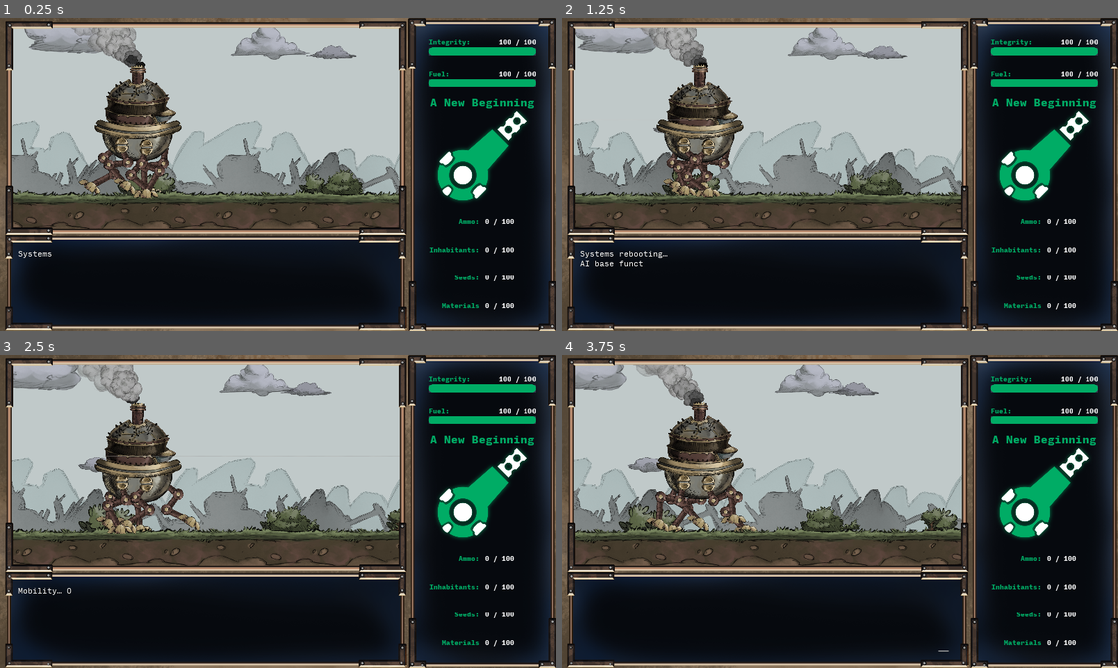
Above: before the commit, frames 1-4 (two rows, left to right).
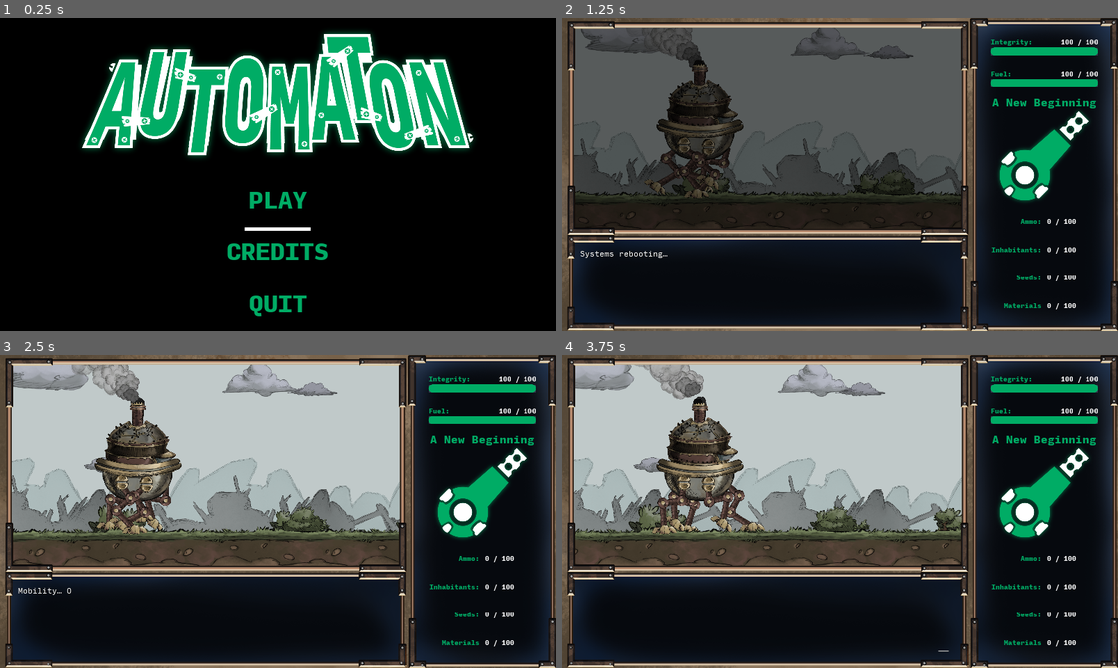
Above: after the commit, the same moments.

Repository: silverweed/ggj20
Game: Godot game, scene res://ui/MainMenu.tscn
Two runs of this game, one before a commit and one after it. Both use one fixed random seed, a clock stepped at 60 frames per second and the inputs below. Before the commit the project starts from res://levels/Level.tscn.
Inputs (mouse positions are in pixels of both pictures, inside the frame that each line leads up to):
- Up to frame 1 (0.25 s): no input
- Up to frame 2 (1.25 s): click (840, 199) at 0.5 s, where only the run after the commit has a clickable "PLAY"
- Up to frame 3 (2.5 s): move the mouse to (400, 495) at 1.27 s; hold Up (ui_up) 1.28-2.03 s; hold Z (advance_text) 1.28-2.03 s; move the mouse to (166, 527) at 2.02 s; hold Down (ui_down) from 2.03 s (still down); tap Z (advance_text) at 2.1 s
- Up to frame 4 (3.75 s): move the mouse to (895, 442) at 2.77 s; release Down (ui_down) at 2.78 s; hold Z (advance_text) 2.78-3.53 s; hold Up (ui_up) from 2.78 s (still down); move the mouse to (812, 574) at 3.52 s; tap Z (advance_text) at 3.6 s

The runs differ from the first frame. In frame 1, 75% of the frame differs, in the area x 0-100%, y 0-100%; in frame 2, 42%; in frame 3, 7.8%; in frame 4, 8.2%.

Commit message:
add fadein and menu sounds

Diff:
--- /dev/null
+++ b/levels/FadeIn.gd
@@ -0,0 +1,8 @@
+extends Sprite
+
+export var fade_t = 1.0
+var t = 0
+
+func _process(delta):
+	t += delta
+	modulate.a = lerp(0, 1, (fade_t - t) / fade_t)
--- a/levels/WorldLevel.tscn
+++ b/levels/WorldLevel.tscn
@@ -8,6 +8,7 @@
 [ext_resource path="res://levels/ParallaxLayer1.tscn" type="PackedScene" id=6]
 [ext_resource path="res://levels/ParallaxLayer3.tscn" type="PackedScene" id=7]
 [ext_resource path="res://levels/ParallaxLayer2.tscn" type="PackedScene" id=8]
+[ext_resource path="res://levels/FadeIn.gd" type="Script" id=9]
 
 [sub_resource type="Gradient" id=1]
 offsets = PoolRealArray( 0.235955 )
@@ -16,6 +17,14 @@
 [sub_resource type="GradientTexture" id=2]
 gradient = SubResource( 1 )
 width = 100
+
+[sub_resource type="Gradient" id=3]
+offsets = PoolRealArray( 0 )
+colors = PoolColorArray( 0, 0, 0, 1 )
+
+[sub_resource type="GradientTexture" id=4]
+gradient = SubResource( 3 )
+width = 10
 
 [node name="WorldLevel" type="Node2D"]
 position = Vector2( -41.7842, 196.541 )
@@ -72,3 +81,11 @@
 script = ExtResource( 5 )
 speed_bg = 120
 speed_fg = 160
+
+[node name="FadeIn" type="Sprite" parent="."]
+position = Vector2( 1117.15, 216.404 )
+scale = Vector2( 631.365, 3951.94 )
+z_index = 900
+texture = SubResource( 4 )
+script = ExtResource( 9 )
+fade_t = 1.5
--- a/project.godot
+++ b/project.godot
@@ -69,7 +69,7 @@
 [application]
 
 config/name="ggj20"
-run/main_scene="res://levels/Level.tscn"
+run/main_scene="res://ui/MainMenu.tscn"
 config/icon="res://UI_game_icon.png"
 
 [autoload]
--- a/ui/MainMenu.gd
+++ b/ui/MainMenu.gd
@@ -16,6 +16,7 @@
 
 
 func move_underline(node: Control):
+	$AudioStreamPlayer.play()
 	underline.rect_global_position.y = node.rect_global_position.y + 150
 
 
--- a/ui/MainMenu.tscn
+++ b/ui/MainMenu.tscn
@@ -1,28 +1,29 @@
-[gd_scene load_steps=16 format=2]
+[gd_scene load_steps=17 format=2]
 
 [ext_resource path="res://fonts/InputMono-Black.ttf" type="DynamicFontData" id=1]
 [ext_resource path="res://ui/MainMenu.gd" type="Script" id=2]
 [ext_resource path="res://ui/ButtonTheme.tres" type="Theme" id=3]
 [ext_resource path="res://ui/textures/T_game_logo.png" type="Texture" id=4]
+[ext_resource path="res://sfx/Sfx_evt_beep2.wav" type="AudioStream" id=5]
 
 [sub_resource type="StyleBoxFlat" id=1]
 bg_color = Color( 0, 0, 0, 1 )
+
+[sub_resource type="StyleBoxEmpty" id=2]
+
+[sub_resource type="StyleBoxEmpty" id=3]
+
+[sub_resource type="StyleBoxEmpty" id=4]
 
 [sub_resource type="StyleBoxEmpty" id=5]
 
 [sub_resource type="StyleBoxEmpty" id=6]
 
-[sub_resource type="StyleBoxEmpty" id=7]
-
-[sub_resource type="StyleBoxEmpty" id=8]
-
-[sub_resource type="StyleBoxEmpty" id=2]
-
-[sub_resource type="DynamicFont" id=3]
+[sub_resource type="DynamicFont" id=7]
 size = 80
 font_data = ExtResource( 1 )
 
-[sub_resource type="StyleBoxEmpty" id=4]
+[sub_resource type="StyleBoxEmpty" id=8]
 
 [sub_resource type="Gradient" id=9]
 offsets = PoolRealArray( 0 )
@@ -80,9 +81,9 @@
 stretch_mode = 6
 
 [node name="VBoxContainer" type="VBoxContainer" parent="VBoxContainer2"]
-margin_top = 600.0
+margin_top = 542.0
 margin_right = 1920.0
-margin_bottom = 1000.0
+margin_bottom = 1080.0
 size_flags_vertical = 3
 custom_constants/separation = 0
 __meta__ = {
@@ -91,45 +92,45 @@
 
 [node name="Play" type="Button" parent="VBoxContainer2/VBoxContainer"]
 margin_right = 1920.0
-margin_bottom = 133.0
+margin_bottom = 179.0
 size_flags_vertical = 3
-custom_styles/hover = SubResource( 5 )
-custom_styles/pressed = SubResource( 6 )
-custom_styles/focus = SubResource( 7 )
-custom_styles/disabled = SubResource( 8 )
-custom_styles/normal = SubResource( 2 )
-custom_fonts/font = SubResource( 3 )
+custom_styles/hover = SubResource( 2 )
+custom_styles/pressed = SubResource( 3 )
+custom_styles/focus = SubResource( 4 )
+custom_styles/disabled = SubResource( 5 )
+custom_styles/normal = SubResource( 6 )
+custom_fonts/font = SubResource( 7 )
 custom_colors/font_color = Color( 0, 0.678431, 0.4, 1 )
 custom_colors/font_color_hover = Color( 0, 0.803922, 0.47451, 1 )
 text = "PLAY"
 
 [node name="Credits" type="Button" parent="VBoxContainer2/VBoxContainer"]
-margin_top = 133.0
+margin_top = 179.0
 margin_right = 1920.0
-margin_bottom = 266.0
+margin_bottom = 358.0
 size_flags_vertical = 3
-custom_styles/hover = SubResource( 5 )
-custom_styles/pressed = SubResource( 6 )
-custom_styles/focus = SubResource( 7 )
-custom_styles/disabled = SubResource( 8 )
-custom_styles/normal = SubResource( 2 )
-custom_fonts/font = SubResource( 3 )
+custom_styles/hover = SubResource( 2 )
+custom_styles/pressed = SubResource( 3 )
+custom_styles/focus = SubResource( 4 )
+custom_styles/disabled = SubResource( 5 )
+custom_styles/normal = SubResource( 6 )
+custom_fonts/font = SubResource( 7 )
 custom_colors/font_color = Color( 0, 0.678431, 0.4, 1 )
 custom_colors/font_color_hover = Color( 0, 0.803922, 0.47451, 1 )
 text = "CREDITS"
 
 [node name="Quit" type="Button" parent="VBoxContainer2/VBoxContainer"]
-margin_top = 266.0
+margin_top = 358.0
 margin_right = 1920.0
-margin_bottom = 400.0
+margin_bottom = 538.0
 size_flags_vertical = 3
 theme = ExtResource( 3 )
-custom_styles/hover = SubResource( 5 )
-custom_styles/pressed = SubResource( 6 )
-custom_styles/focus = SubResource( 7 )
-custom_styles/disabled = SubResource( 8 )
-custom_styles/normal = SubResource( 4 )
-custom_fonts/font = SubResource( 3 )
+custom_styles/hover = SubResource( 2 )
+custom_styles/pressed = SubResource( 3 )
+custom_styles/focus = SubResource( 4 )
+custom_styles/disabled = SubResource( 5 )
+custom_styles/normal = SubResource( 8 )
+custom_fonts/font = SubResource( 7 )
 custom_colors/font_color = Color( 0, 0.678431, 0.4, 1 )
 custom_colors/font_color_hover = Color( 0, 0.803922, 0.47451, 1 )
 text = "QUIT"
@@ -148,6 +149,10 @@
 [node name="AnimationPlayer" type="AnimationPlayer" parent="."]
 playback_speed = 2.0
 anims/Blink = SubResource( 11 )
+
+[node name="AudioStreamPlayer" type="AudioStreamPlayer" parent="."]
+stream = ExtResource( 5 )
+volume_db = 6.0
 [connection signal="mouse_entered" from="VBoxContainer2/VBoxContainer/Play" to="." method="_on_Play_mouse_entered"]
 [connection signal="pressed" from="VBoxContainer2/VBoxContainer/Play" to="." method="_on_Play_pressed"]
 [connection signal="mouse_entered" from="VBoxContainer2/VBoxContainer/Credits" to="." method="_on_Credits_mouse_entered"]
Not shown: 1 places in levels/WorldLevel.tscn that only renumber resources
